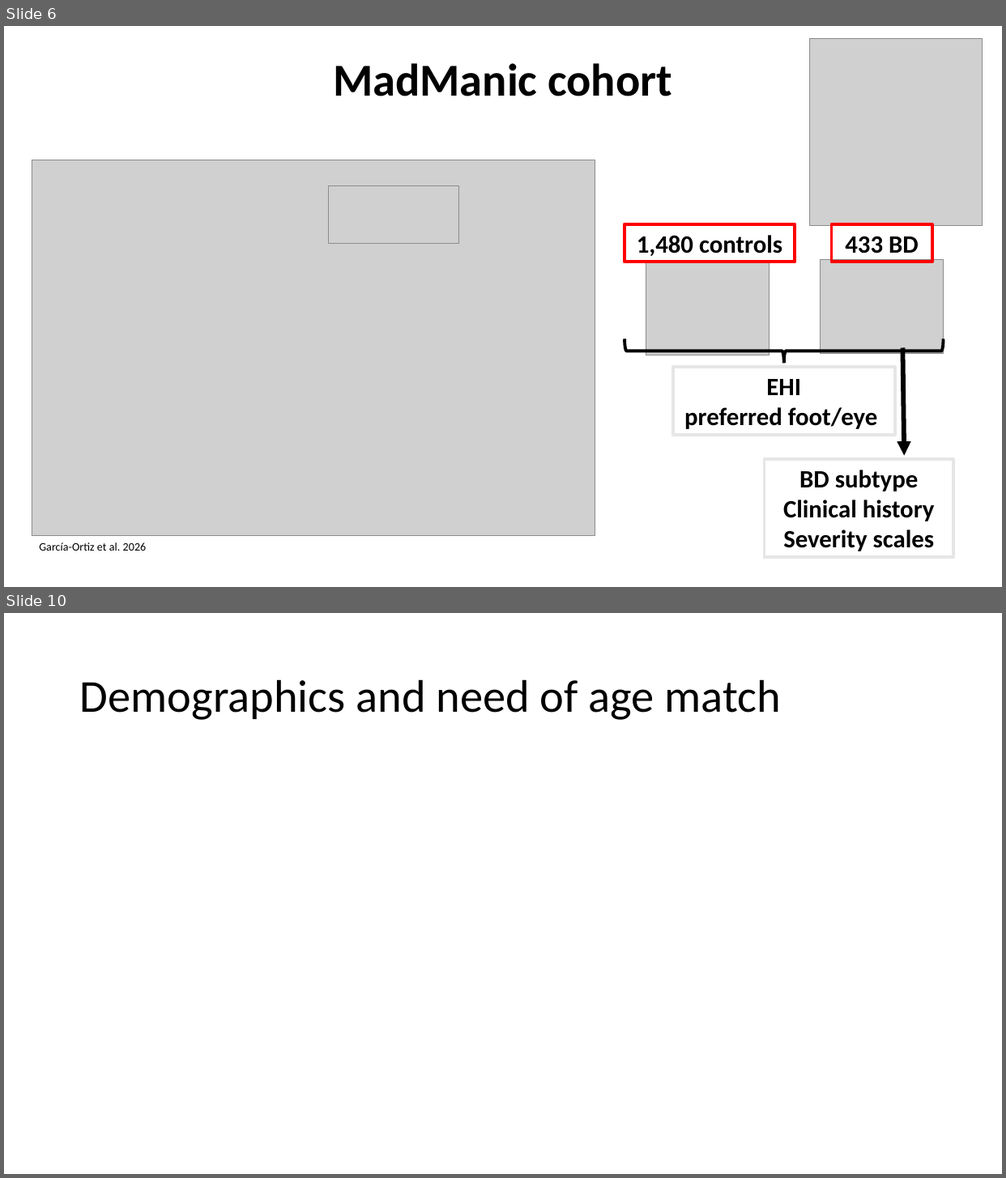
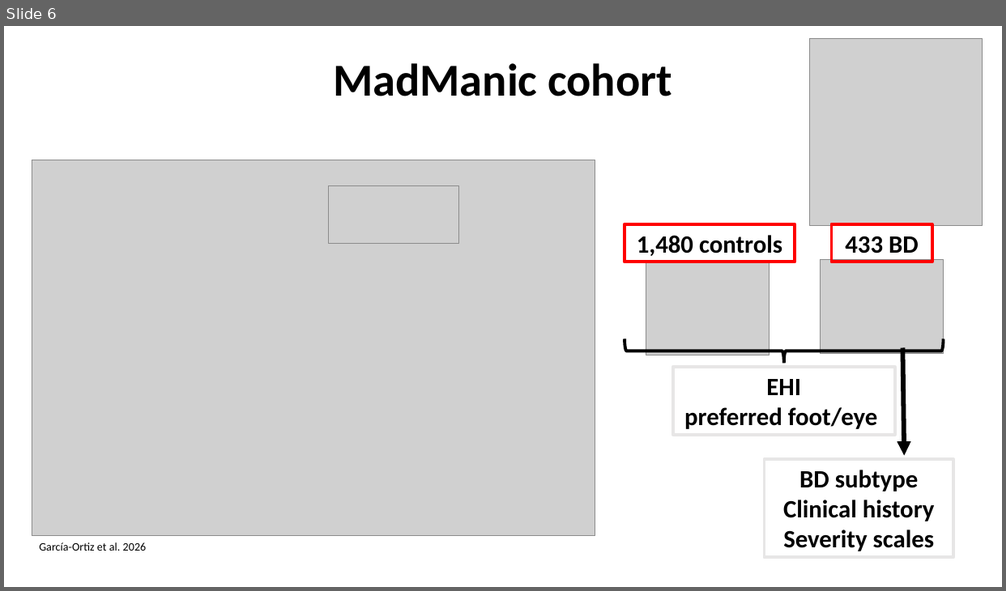
Before and after one commit to igarcia17/EHI_laterality, a slide deck: NorthSeaLateralityCongress_InesGarciaOrtiz.pptx. Shown one above the other, each under a label of ours: slides 6 and 10 before the commit, slide 6 after it; the slides between them are not shown. The pictures are 1006x1178 and 1006x591 pixels, drawn with LibreOffice and Linux fonts; fonts in the diff are those of the drawing; grey boxes stand for pictures. Boxes give left, top, right and bottom in pixels: in the first picture for what was removed or moved away, otherwise in the second. Text is boxed around its words. In the diff, an @@ line names an element or a change of style, - is before the commit and + after.

```diff
--- a/NorthSeaLateralityCongress_InesGarciaOrtiz.pptx
+++ b/NorthSeaLateralityCongress_InesGarciaOrtiz.pptx
@@ slide 10 removed at [4, 613, 1002, 1174], background #FFFFFF @@
@@ title removed at [80, 679, 781, 720] @@
-Demographics and need of age match
```
Also in this commit, not shown: 4 slides changed, 1 other slide removed, 32 other files.
